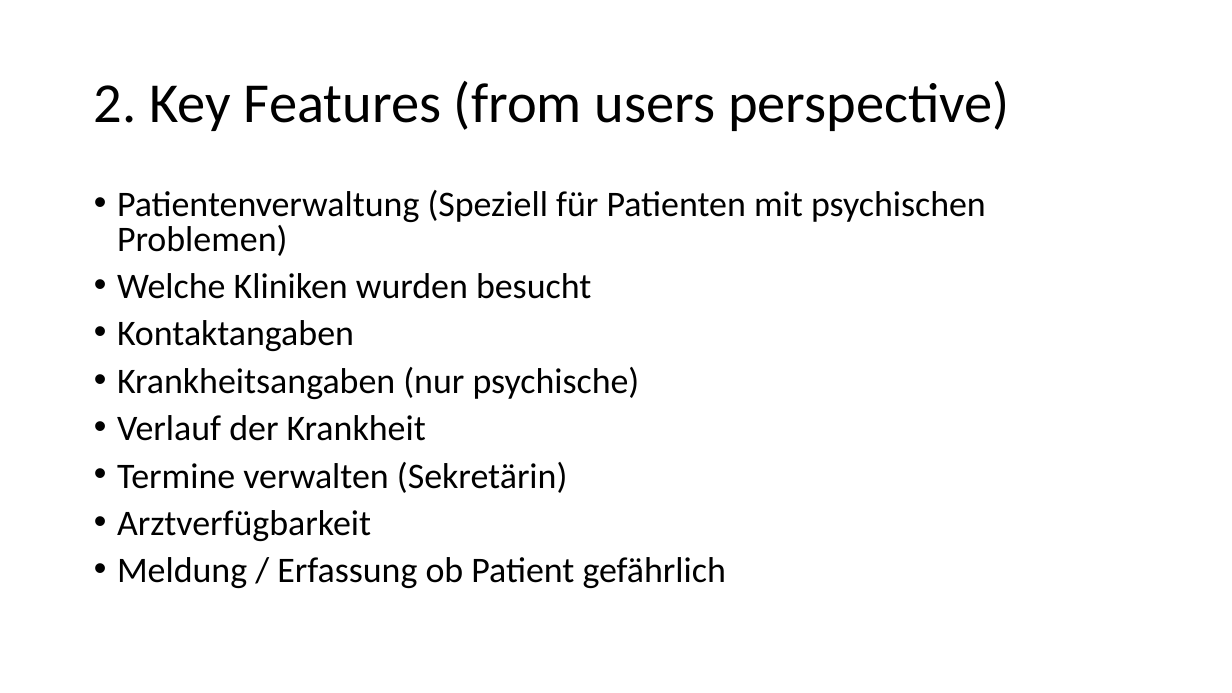
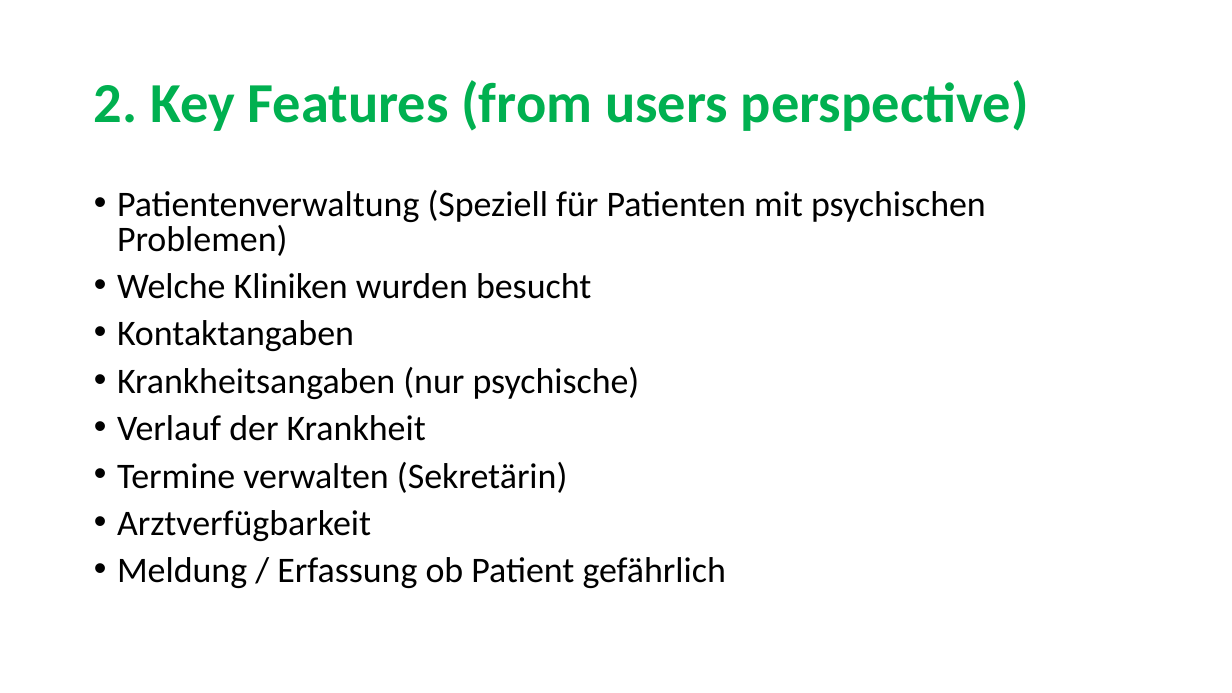
Before and after one commit to sarahmele/ch.bfh.btx8081.w2015.green, a slide deck: slide 4 of doc/task01/Task1.pptx. Drawn at 1232x693 pixels with LibreOffice and Linux fonts; fonts in the diff are those of the drawing. Boxes give left, top, right and bottom in pixels: in the first picture for what was removed or moved away, otherwise in the second. Text is boxed around its words. In the diff, an @@ line names an element or a change of style, - is before the commit and + after.

```diff
--- a/doc/task01/Task1.pptx
+++ b/doc/task01/Task1.pptx
@@ title "2. Key Features (from users ..." at (94, 80, 1029, 131): text colour #000000 to #00B050, bold on @@
```
Also in this commit, not shown: 3 other slides changed, 1 slide added, 1 slide removed.
